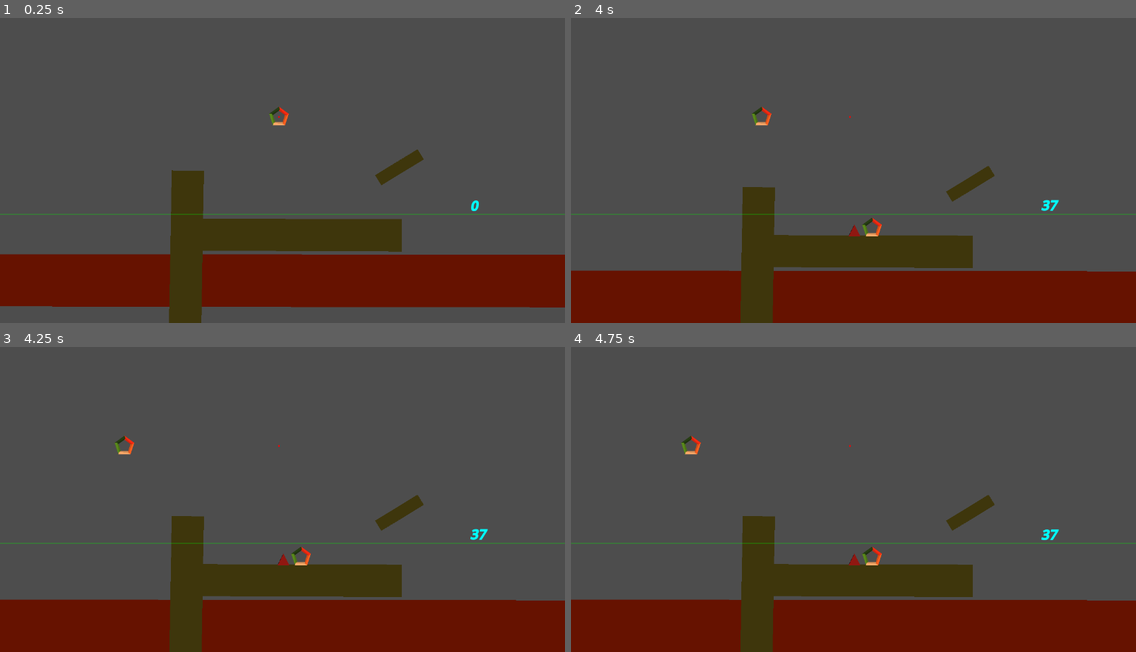
Above: before the commit, frames 1-4 (two rows, left to right).
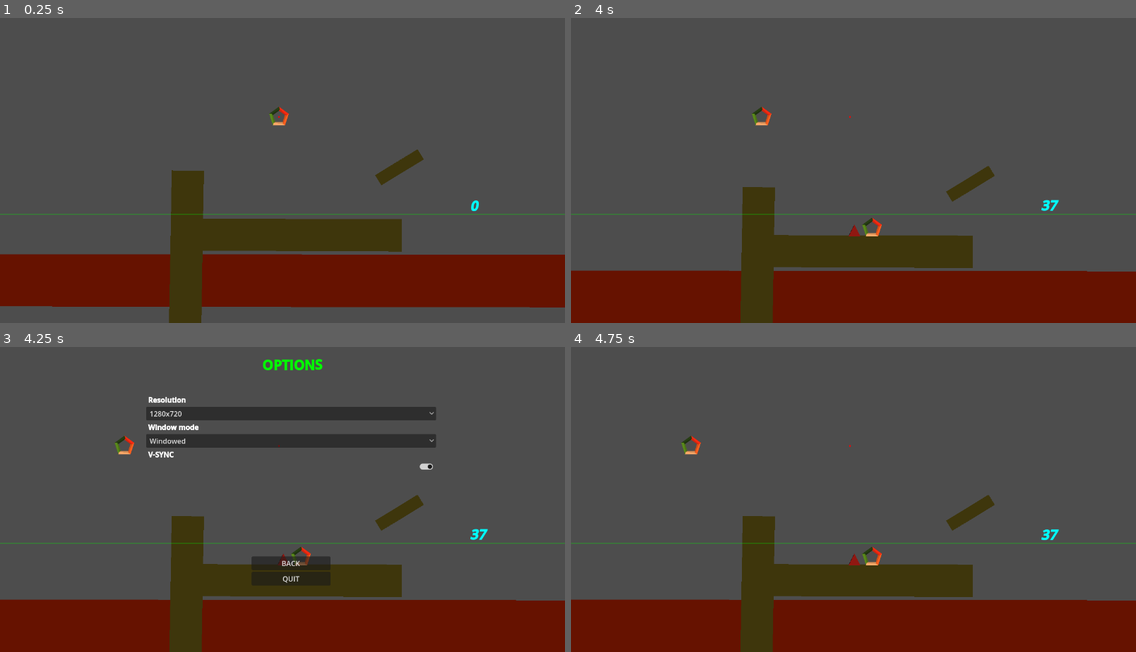
Above: after the commit, the same moments.

Repository: CodyI20/stacking-boxes
Game: Godot game, scene res://Scenes/game.tscn
Same seed, same stepped clock (60 frames per second), same inputs: the game is played once before the commit and once after it. The engine's default icon, where the game draws it, is replaced by a stand-in: a white triangle on a blue panel in a dark square.
Inputs (mouse positions are in pixels of both pictures, inside the frame that each line leads up to):
- Up to frame 1 (0.25 s): no input
- Up to frame 2 (4 s): tap Enter at 0.5 s; hold D (Right) 0.53-1.28 s; tap Space (Space) every 0.75 s from 0.6 to 3.6 s; hold A (Left) 1.28-2.03 s; hold D (Right) 2.03-3.53 s; hold A (Left) from 3.53 s (still down)
- Up to frame 3 (4.25 s): keep holding A (Left); tap Escape (Esc, bound only after the commit) at 4.15 s
- Up to frame 4 (4.75 s): release A (Left) at 4.25 s; click (864, 563) at 4.25 s, where only the run after the commit has a clickable "BACK"

Frames 1-2 are identical in both runs. In frame 3, 5.4% of the frame differs, in the area x 25-78%, y 3-78%; in frame 4, nothing differs.

Commit message:
Options menu integration
 - Created ways to navigate to and from the Options menu
 - Used an event, found in Events.gd, for enabling and disabling both the options menu and any other scene (for example swapping between the main menu and options menu)
 - Added the possibility to toggle the options menu in the main game scene by pressing a key (ESCAPE) - To be changed with the introduction of the pause menu
 - Added a new input action in the project settings called "Esc"

Diff:
--- a/GDScripts/Global/GameManager.gd
+++ b/GDScripts/Global/GameManager.gd
@@ -3,6 +3,18 @@
 # GAME SETTINGS
 var window_mode := DisplayServer.WINDOW_MODE_WINDOWED
 var resolution := Vector2i(1280,720)
+
+func _process(delta: float) -> void:
+	enable_options_menu_key_check()
+
+# OVERLAY TOGGLE
+func enable_options_menu() -> void:
+	Events.options_menu_toggle.emit(true)
+
+func enable_options_menu_key_check() -> void:
+	if Input.is_action_just_pressed("Esc"):
+		enable_options_menu()
+
 
 # SCENE SWAPPING LOGIC
 func go_to_main_menu() -> void:
--- a/GDScripts/main_menu.gd
+++ b/GDScripts/main_menu.gd
@@ -5,7 +5,7 @@
 	GameManager.go_to_game_scene()
 
 func _on_options_button_pressed() -> void:
-	pass # Replace with function body.
+	GameManager.enable_options_menu()
 
 func _on_quit_button_pressed() -> void:
 	GameManager.quit_game()
--- /dev/null
+++ b/GDScripts/main_menu_content.gd
@@ -0,0 +1,8 @@
+extends Control
+
+func _ready() -> void:
+	Events.options_menu_toggle.connect(options_toggle)
+
+func options_toggle(is_true: bool) -> void:
+	visible = !is_true
+	set_process(!is_true)
--- a/GDScripts/options.gd
+++ b/GDScripts/options.gd
@@ -3,7 +3,8 @@
 
 # Called when the node enters the scene tree for the first time.
 func _ready() -> void:
-	pass # Replace with function body.
+	Events.options_menu_toggle.connect(toggle_menu)
+	toggle_menu(false)
 
 
 # Called every frame. 'delta' is the elapsed time since the previous frame.
@@ -32,12 +33,13 @@
 
 	DisplayServer.window_set_mode(window_mode)
 
+func toggle_menu(enabled: bool) -> void:
+	visible = enabled
+	set_process(enabled)
 
 # BUTTONS
 func _on_back_button_pressed() -> void:
 	Events.options_menu_toggle.emit(false)
-	visible = false
-	set_process(false)
 
 
 func _on_quit_button_pressed() -> void:
--- a/Scenes/game.tscn
+++ b/Scenes/game.tscn
@@ -1,15 +1,17 @@
-[gd_scene load_steps=7 format=3 uid="uid://c1ghchp5wgott"]
+[gd_scene load_steps=8 format=3 uid="uid://c1ghchp5wgott"]
 
 [ext_resource type="Script" path="res://GDScripts/floor.gd" id="1_lypt3"]
 [ext_resource type="PackedScene" uid="uid://b2u382a5oyxvh" path="res://Scenes/table.tscn" id="2_rpkw3"]
 [ext_resource type="Script" path="res://GDScripts/stackable_object_spawner.gd" id="3_gklty"]
 [ext_resource type="Script" path="res://GDScripts/ray_cast_2d.gd" id="4_mw6q6"]
 [ext_resource type="Script" path="res://GDScripts/score_text.gd" id="5_5j15g"]
+[ext_resource type="PackedScene" uid="uid://dk1rgtf8maf0i" path="res://Scenes/options.tscn" id="6_mj4er"]
 
 [sub_resource type="RectangleShape2D" id="RectangleShape2D_cay3g"]
 size = Vector2(1611, 138)
 
 [node name="Game" type="Node2D"]
+process_mode = 3
 
 [node name="FLOOR" type="Area2D" parent="."]
 position = Vector2(608, 577)
@@ -74,4 +76,9 @@
 
 [node name="SpawnedObjectsContainer" type="Node2D" parent="."]
 
+[node name="CanvasLayer" type="CanvasLayer" parent="."]
+
+[node name="Options" parent="CanvasLayer" instance=ExtResource("6_mj4er")]
+process_mode = 3
+
 [connection signal="body_entered" from="FLOOR" to="FLOOR" method="_on_body_entered"]
--- a/Scenes/main_menu.tscn
+++ b/Scenes/main_menu.tscn
@@ -1,8 +1,11 @@
-[gd_scene load_steps=2 format=3 uid="uid://nrw0tdwp0uxh"]
+[gd_scene load_steps=4 format=3 uid="uid://nrw0tdwp0uxh"]
 
 [ext_resource type="Script" path="res://GDScripts/main_menu.gd" id="1_j1g27"]
+[ext_resource type="PackedScene" uid="uid://dk1rgtf8maf0i" path="res://Scenes/options.tscn" id="2_1p7u7"]
+[ext_resource type="Script" path="res://GDScripts/main_menu_content.gd" id="2_rhhra"]
 
 [node name="MainMenu" type="Control"]
+process_mode = 3
 layout_mode = 3
 anchors_preset = 15
 anchor_right = 1.0
@@ -11,7 +14,16 @@
 grow_vertical = 2
 script = ExtResource("1_j1g27")
 
-[node name="TITLE" type="RichTextLabel" parent="."]
+[node name="MainMenuContent" type="Control" parent="."]
+layout_mode = 1
+anchors_preset = 15
+anchor_right = 1.0
+anchor_bottom = 1.0
+grow_horizontal = 2
+grow_vertical = 2
+script = ExtResource("2_rhhra")
+
+[node name="TITLE" type="RichTextLabel" parent="MainMenuContent"]
 layout_mode = 1
 anchors_preset = -1
 anchor_left = 0.5
@@ -27,7 +39,7 @@
 text = "[b][color=ORANGE][pulse freq=0.86 color=#ffffff40 ease=-1.0][font_size=35] STACKING BOXES"
 metadata/_edit_use_anchors_ = true
 
-[node name="ButtonsContainer" type="VBoxContainer" parent="."]
+[node name="ButtonsContainer" type="VBoxContainer" parent="MainMenuContent"]
 layout_mode = 1
 anchors_preset = -1
 anchor_left = 0.505
@@ -40,18 +52,21 @@
 offset_bottom = 50.336
 metadata/_edit_use_anchors_ = true
 
-[node name="PlayButton" type="Button" parent="ButtonsContainer"]
+[node name="PlayButton" type="Button" parent="MainMenuContent/ButtonsContainer"]
 layout_mode = 2
 text = "PLAY"
 
-[node name="OptionsButton" type="Button" parent="ButtonsContainer"]
+[node name="OptionsButton" type="Button" parent="MainMenuContent/ButtonsContainer"]
 layout_mode = 2
 text = "OPTIONS"
 
-[node name="QuitButton" type="Button" parent="ButtonsContainer"]
+[node name="QuitButton" type="Button" parent="MainMenuContent/ButtonsContainer"]
 layout_mode = 2
 text = "QUIT"
 
-[connection signal="pressed" from="ButtonsContainer/PlayButton" to="." method="_on_play_button_pressed"]
-[connection signal="pressed" from="ButtonsContainer/OptionsButton" to="." method="_on_options_button_pressed"]
-[connection signal="pressed" from="ButtonsContainer/QuitButton" to="." method="_on_quit_button_pressed"]
+[node name="Options" parent="." instance=ExtResource("2_1p7u7")]
+layout_mode = 1
+
+[connection signal="pressed" from="MainMenuContent/ButtonsContainer/PlayButton" to="." method="_on_play_button_pressed"]
+[connection signal="pressed" from="MainMenuContent/ButtonsContainer/OptionsButton" to="." method="_on_options_button_pressed"]
+[connection signal="pressed" from="MainMenuContent/ButtonsContainer/QuitButton" to="." method="_on_quit_button_pressed"]
--- a/project.godot
+++ b/project.godot
@@ -65,6 +65,11 @@
 "events": [Object(InputEventKey,"resource_local_to_scene":false,"resource_name":"","device":-1,"window_id":0,"alt_press …(195 unchanged characters)…
 ]
 }
+Esc={
+"deadzone": 0.5,
+"events": [Object(InputEventKey,"resource_local_to_scene":false,"resource_name":"","device":-1,"window_id":0,"alt_pressed":false,"shift_pressed":false,"ctrl_pressed":false,"meta_pressed":false,"pressed":false,"keycode":0,"physical_keycode":4194305,"key_label":0,"unicode":0,"location":0,"echo":false,"script":null)
+]
+}
 
 [layer_names]
 
